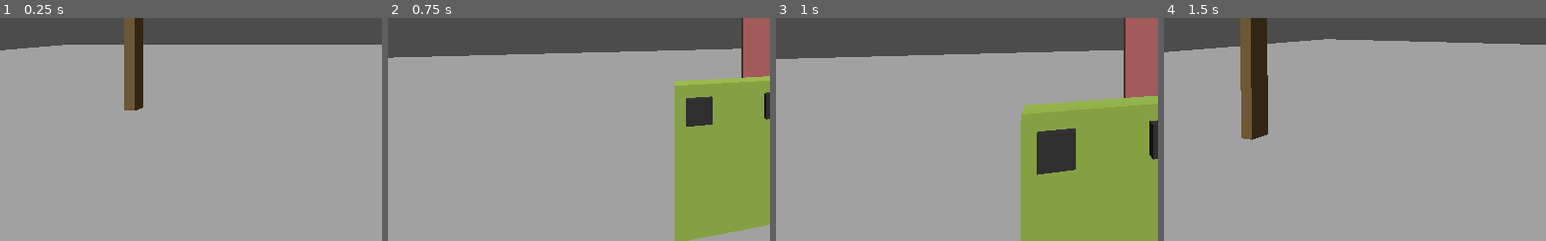
Above: before the commit, frames 1-4 (left to right).
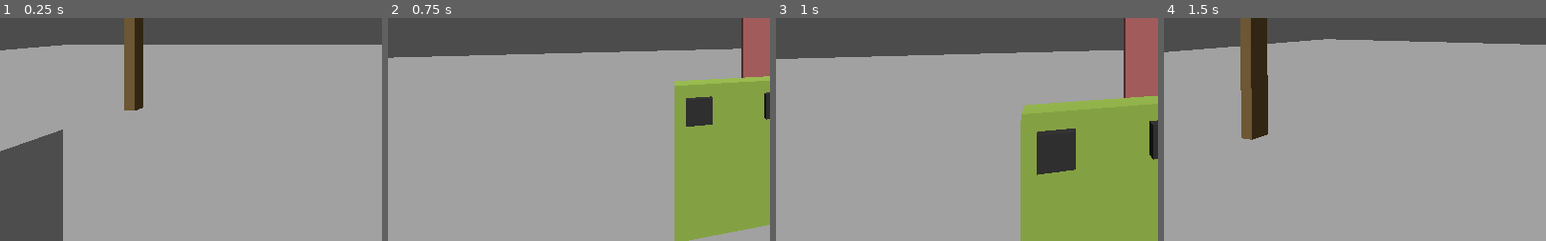
Above: after the commit, the same moments.

Repository: miskatonicstudio/goat
Game: Godot game, scene res://Demo.tscn
Two runs of this game, one before a commit and one after it. Both use one fixed random seed, a clock stepped at 60 frames per second and the inputs below.
Inputs (mouse positions are % of the whole screen's width and height, from its top left):
- Up to frame 1 (0.25 s): no input
- Up to frame 2 (0.75 s): tap Enter at 0.5 s; move the mouse to (55, 50) at 0.52 s; hold W (oat_movement_forward) from 0.53 s (still down); click (55, 50) at 0.6 s
- Up to frame 3 (1 s): keep holding W (oat_movement_forward)
- Up to frame 4 (1.5 s): keep holding W (oat_movement_forward); move the mouse to (45, 50) at 1.27 s; click (45, 50) at 1.35 s
The pictures show only the part of the screen within x 0-50%, y 50-100%; the shares and areas given below are measured in that part.

The runs differ from the first frame. In frame 1, 7.4% of the frame differs, in the area x 0-17%, y 50-100%; in frame 2, nothing differs; in frame 3, nothing differs; in frame 4, nothing differs.

Commit message:
Update Demo scene

Diff:
--- a/Demo.tscn
+++ b/Demo.tscn
@@ -7,28 +7,14 @@
 [sub_resource type="PlaneMesh" id=1]
 size = Vector2( 40, 40 )
 
-[sub_resource type="SpatialMaterial" id=8]
+[sub_resource type="SpatialMaterial" id=2]
 albedo_color = Color( 0.819608, 1, 0.427451, 1 )
 
-[sub_resource type="CubeMesh" id=6]
+[sub_resource type="CubeMesh" id=3]
 size = Vector3( 1, 1.2, 0.2 )
 
-[sub_resource type="ConvexPolygonShape" id=7]
+[sub_resource type="ConvexPolygonShape" id=4]
 points = PoolVector3Array( -0.5, 0.5, 0.1, 0.5, 0.5, -0.1, 0.5, 0.5, 0.1, -0.5, 0.5, -0.1, -0.5, -0.5, 0.1, 0.5, -0.5,  …(304 unchanged characters)…
-
-[sub_resource type="SpatialMaterial" id=2]
-albedo_color = Color( 0.301961, 0.298039, 0.298039, 1 )
-emission_enabled = true
-emission = Color( 1, 1, 1, 1 )
-emission_energy = 0.0
-emission_operator = 0
-emission_on_uv2 = false
-
-[sub_resource type="CubeMesh" id=3]
-size = Vector3( 0.2, 0.2, 0.2 )
-
-[sub_resource type="BoxShape" id=4]
-extents = Vector3( 0.1, 0.1, 0.1 )
 
 [sub_resource type="SpatialMaterial" id=5]
 albedo_color = Color( 0.301961, 0.298039, 0.298039, 1 )
@@ -38,7 +24,21 @@
 emission_operator = 0
 emission_on_uv2 = false
 
-[sub_resource type="Animation" id=19]
+[sub_resource type="CubeMesh" id=6]
+size = Vector3( 0.2, 0.2, 0.2 )
+
+[sub_resource type="BoxShape" id=7]
+extents = Vector3( 0.1, 0.1, 0.1 )
+
+[sub_resource type="SpatialMaterial" id=8]
+albedo_color = Color( 0.301961, 0.298039, 0.298039, 1 )
+emission_enabled = true
+emission = Color( 1, 1, 1, 1 )
+emission_energy = 0.0
+emission_operator = 0
+emission_on_uv2 = false
+
+[sub_resource type="Animation" id=9]
 resource_name = "drop_crate"
 length = 0.5
 tracks/0/type = "value"
@@ -92,6 +92,33 @@
 
 [sub_resource type="CubeMesh" id=18]
 size = Vector3( 1, 1, 1 )
+
+[sub_resource type="SpatialMaterial" id=25]
+albedo_color = Color( 0.454902, 0.94902, 1, 1 )
+
+[sub_resource type="CylinderMesh" id=19]
+top_radius = 0.2
+bottom_radius = 0.2
+height = 1.0
+radial_segments = 6
+
+[sub_resource type="CubeMesh" id=20]
+size = Vector3( 1, 1, 1 )
+
+[sub_resource type="ConvexPolygonShape" id=21]
+points = PoolVector3Array( -0.5, 0.5, 0.5, 0.5, 0.5, -0.5, 0.5, 0.5, 0.5, -0.5, 0.5, -0.5, -0.5, -0.5, 0.5, 0.5, -0.5, -0.5, 0.5, -0.5, 0.5, -0.5, -0.5, -0.5, 0.5, 0.5, 0.5, -0.5, 0.5, -0.5, 0.5, 0.5, -0.5, -0.5, 0.5, 0.5, 0.5, -0.5, 0.5, -0.5, -0.5, -0.5, 0.5, -0.5, -0.5, -0.5, -0.5, 0.5, 0.5, 0.5, 0.5, -0.5, -0.5, 0.5, -0.5, 0.5, 0.5, 0.5, -0.5, 0.5, 0.5, 0.5, -0.5, -0.5, -0.5, -0.5, -0.5, 0.5, -0.5, 0.5, -0.5, -0.5 )
+
+[sub_resource type="BoxShape" id=24]
+margin = 0.001
+extents = Vector3( 0.04, 0.08, 0.04 )
+
+[sub_resource type="SpatialMaterial" id=22]
+albedo_color = Color( 0.454902, 0.94902, 1, 1 )
+
+[sub_resource type="CylinderMesh" id=23]
+top_radius = 0.01
+bottom_radius = 0.01
+height = 0.1
 
 [node name="Demo" type="Spatial"]
 script = ExtResource( 1 )
@@ -119,16 +146,15 @@
 align = 1
 
 [node name="Buttons" type="MeshInstance" parent="."]
-editor/display_folded = true
 transform = Transform( 1, 0, 0, 0, 1, 0, 0, 0, 1, 0.684699, 0.603889, -3.23314 )
-material_override = SubResource( 8 )
-mesh = SubResource( 6 )
+material_override = SubResource( 2 )
+mesh = SubResource( 3 )
 material/0 = null
 
 [node name="StaticBody" type="StaticBody" parent="Buttons"]
 
 [node name="CollisionShape" type="CollisionShape" parent="Buttons/StaticBody"]
-shape = SubResource( 7 )
+shape = SubResource( 4 )
 
 [node name="EnvItem1" parent="Buttons" instance=ExtResource( 3 )]
 transform = Transform( 1, 0, 0, 0, 1, 0, 0, 0, 1, -0.317859, 0.4, 0.07 )
@@ -174,11 +200,12 @@
 
 [node name="Door" type="MeshInstance" parent="OpeningDoorDemo/Hinge"]
 transform = Transform( 1, 0, 0, 0, 1, 0, 0, 0, 1, -0.75, 1, 0 )
-material_override = SubResource( 11 )
+material_override = SubResource( 13 )
 mesh = SubResource( 14 )
 material/0 = null
 
 [node name="DropItemDemo" type="Spatial" parent="."]
+editor/display_folded = true
 transform = Transform( 1, 0, 0, 0, 1, 0, 0, 0, 1, -4.61749, 0, -5.9365 )
 
 [node name="Beam1" type="MeshInstance" parent="DropItemDemo"]
@@ -204,4 +231,37 @@
 material_override = SubResource( 17 )
 mesh = SubResource( 18 )
 material/0 = null
+
+[node name="InactiveItems" type="Spatial" parent="."]
+visible = false
+
+[node name="InventoryItemPen" type="Spatial" parent="InactiveItems" groups=[
+"oat_inventory_item_pen",
+]]
+
+[node name="MeshInstance" type="MeshInstance" parent="InactiveItems/InventoryItemPen"]
+material_override = SubResource( 25 )
+mesh = SubResource( 19 )
+material/0 = null
+
+[node name="Table" type="MeshInstance" parent="."]
+transform = Transform( 1, 0, 0, 0, 1, 0, 0, 0, 1, -2.5, 0.5, -1.5 )
+mesh = SubResource( 20 )
+material/0 = null
+
+[node name="StaticBody" type="StaticBody" parent="Table"]
+
+[node name="CollisionShape" type="CollisionShape" parent="Table/StaticBody"]
+shape = SubResource( 21 )
+
+[node name="EnvironmentItem" parent="Table" instance=ExtResource( 3 )]
+transform = Transform( 0.734248, 0.678882, 2.96749e-08, 0, -4.37114e-08, 1, 0.678882, -0.734248, -3.2095e-08, 0.228648, 0.510065, 0 )
+unique_name = "pen"
+inventory_item = true
+collision_shape = SubResource( 24 )
+
+[node name="Model" type="MeshInstance" parent="Table/EnvironmentItem"]
+material_override = SubResource( 22 )
+mesh = SubResource( 23 )
+material/0 = null
 [connection signal="timeout" from="Timer" to="." method="_on_Timer_timeout"]
Not shown: 4 places in Demo.tscn that only renumber resources
